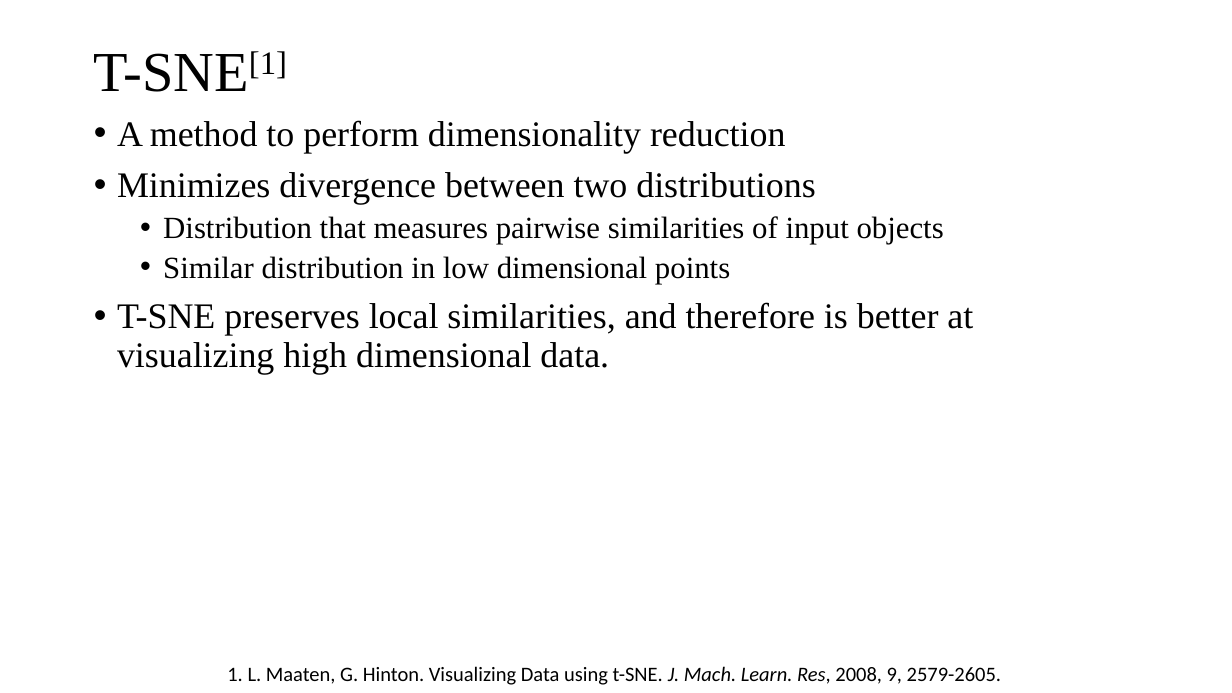
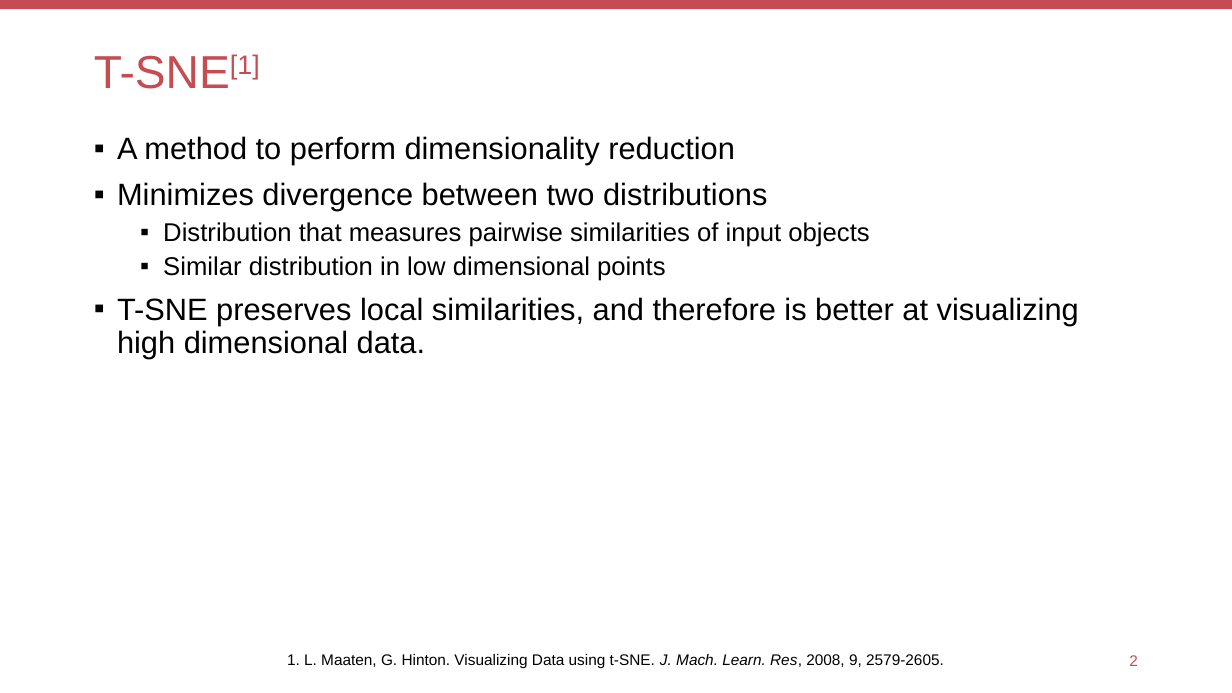
Before and after one commit to KevSr/GAN-study, a slide deck: slide 3 of GAN and MoG/FER and GANs.pptx. Drawn at 1232x693 pixels with LibreOffice and Linux fonts; fonts in the diff are those of the drawing. Boxes give left, top, right and bottom in pixels: in the first picture for what was removed or moved away, otherwise in the second. Text is boxed around its words. In the diff, an @@ line names an element or a change of style, - is before the commit and + after.

Commit message:
changed font and template

```diff
--- a/GAN and MoG/FER and GANs.pptx
+++ b/GAN and MoG/FER and GANs.pptx
@@ rectangle added at (x1=0, y1=0, x2=1232, y2=9), fill #C54C52 @@
@@ title "T-SNE[1]" at (x1=94, y1=54, x2=260, y2=89): size 44 to 36 pt, font Times New Roman to Arial, text colour #000000 to #C54C52 @@
@@ text "A method to perform dimensionality ..." moved from (x1=117, y1=120, x2=973, y2=375) to (x1=117, y1=136, x2=1079, y2=359) @@
@@ text "A method to perform dimensionality ..." at (x1=117, y1=136, x2=1079, y2=359): size 28 to 24 pt in "A method to perform dimensionality reduction", "Minimizes divergence between two distributions", "T-SNE preserves local similarities, and therefore is ..."; font Times New Roman to Arial; size 24 to 20 pt in "Distribution that measures pairwise similarities of input ...", "Similar distribution in low dimensional points"; bullet • to ▪ @@
@@ text "1. L. Maaten, G. Hinton. ..." moved from (x1=227, y1=666, x2=1001, y2=685) to (x1=287, y1=654, x2=944, y2=668) @@
@@ text "1. L. Maaten, G. Hinton. ..." at (x1=287, y1=654, x2=944, y2=668): size 16 to 12 pt, font Calibri to Arial @@
@@ page number added at (x1=1129, y1=655, x2=1138, y2=666), 12 pt, text #C54C52 @@
+2
```
Also in this commit, not shown: 15 other slides changed.
